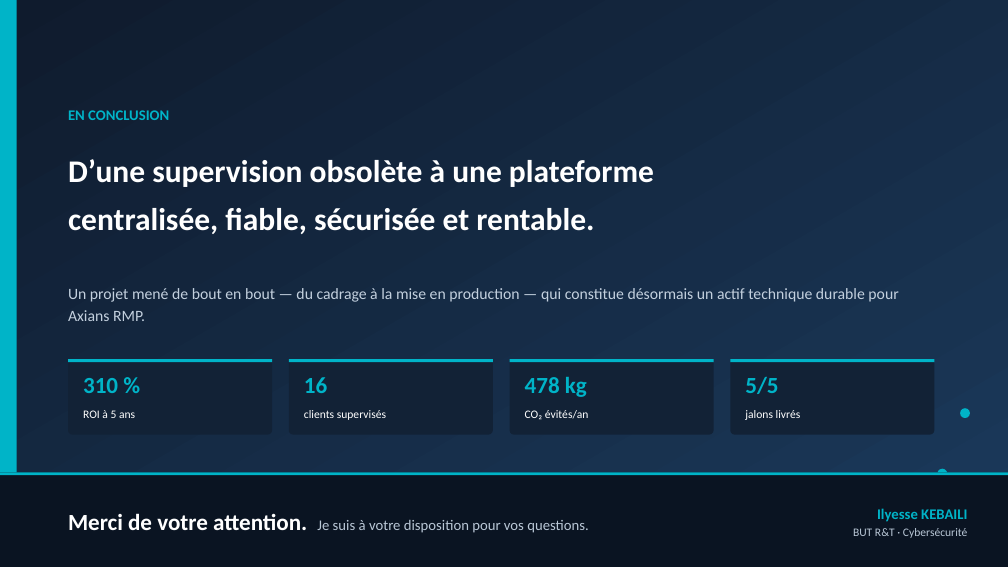
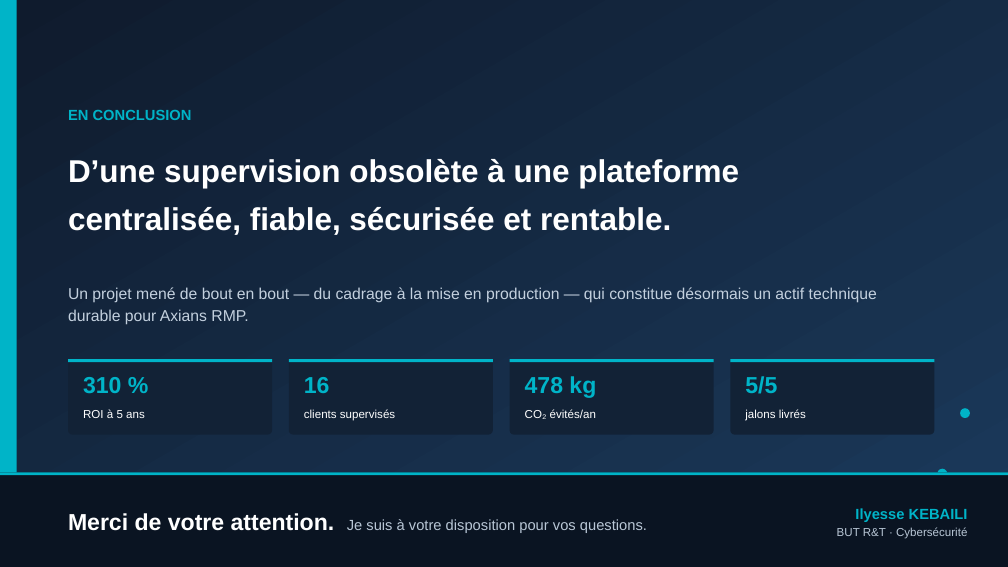
Before and after one commit to Ilyesse26100/Soutenance, a slide deck: slide 18 of Soutenance_Aphelie_Ilyesse_Kebaili.pptx (slide 17 before the commit). Drawn at 1008x567 pixels with LibreOffice and Linux fonts; fonts in the diff are those of the drawing. Boxes give left, top, right and bottom in pixels: in the first picture for what was removed or moved away, otherwise in the second. Text is boxed around its words. In the diff, an @@ line names an element or a change of style, - is before the commit and + after.

```diff
--- a/Soutenance_Aphelie_Ilyesse_Kebaili.pptx
+++ b/Soutenance_Aphelie_Ilyesse_Kebaili.pptx
@@ font Calibri to Arial in 13 elements at (x1=68, y1=110, x2=192, y2=120), (x1=68, y1=159, x2=739, y2=235), (x1=68, y1=287, x2=877, y2=325), (x1=83, y1=377, x2=121, y2=393), (x1=83, y1=409, x2=145, y2=418), (x1=304, y1=377, x2=330, y2=393), (x1=304, y1=409, x2=395, y2=421), (x1=525, y1=376, x2=596, y2=398), (x1=525, y1=409, x2=596, y2=419), (x1=745, y1=376, x2=777, y2=394), (x1=745, y1=409, x2=806, y2=421), (x1=68, y1=513, x2=647, y2=533), (x1=837, y1=508, x2=968, y2=539) @@
```
Also in this commit, not shown: 15 other slides changed, 2 slides added, 1 slide removed, 1 other file.
